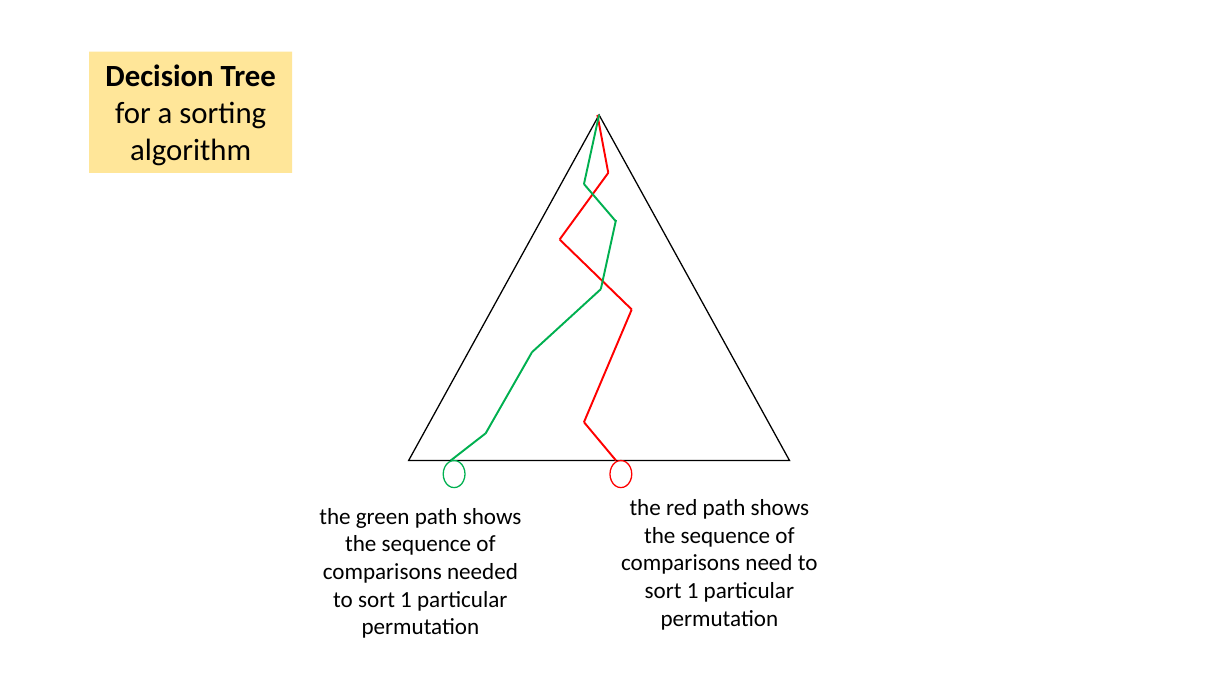
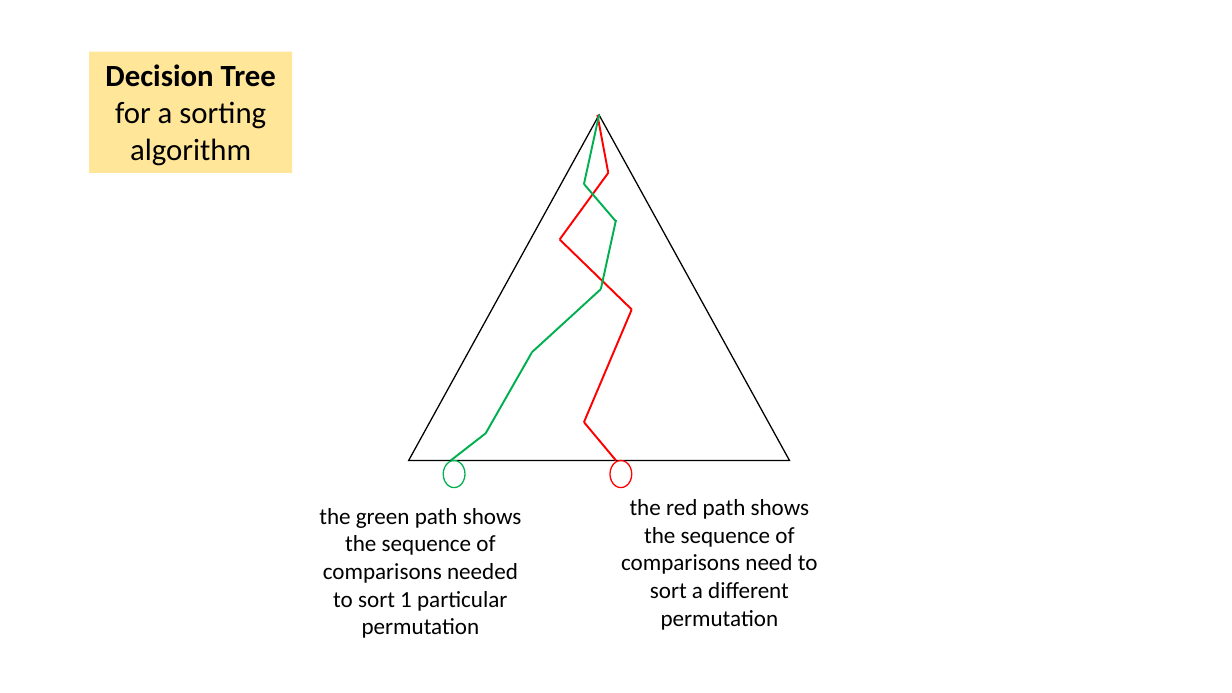
Before and after one commit to tjd1234/cmpt225fall2023, a slide deck: slide 66 of lecture_notes/week9/week9_sorting.pptx. Drawn at 1232x693 pixels with LibreOffice and Linux fonts; fonts in the diff are those of the drawing. Boxes give left, top, right and bottom in pixels: in the first picture for what was removed or moved away, otherwise in the second. Text is boxed around its words. In the diff, an @@ line names an element or a change of style, - is before the commit and + after.

```diff
--- a/lecture_notes/week9/week9_sorting.pptx
+++ b/lecture_notes/week9/week9_sorting.pptx
@@ text at (x1=621, y1=499, x2=818, y2=630): text changed @@
-the red path shows the sequence of comparisons need to sort 1 particular permutation
+the red path shows the sequence of comparisons need to sort a different permutation
```
Also in this commit, not shown: 6 other slides changed.
